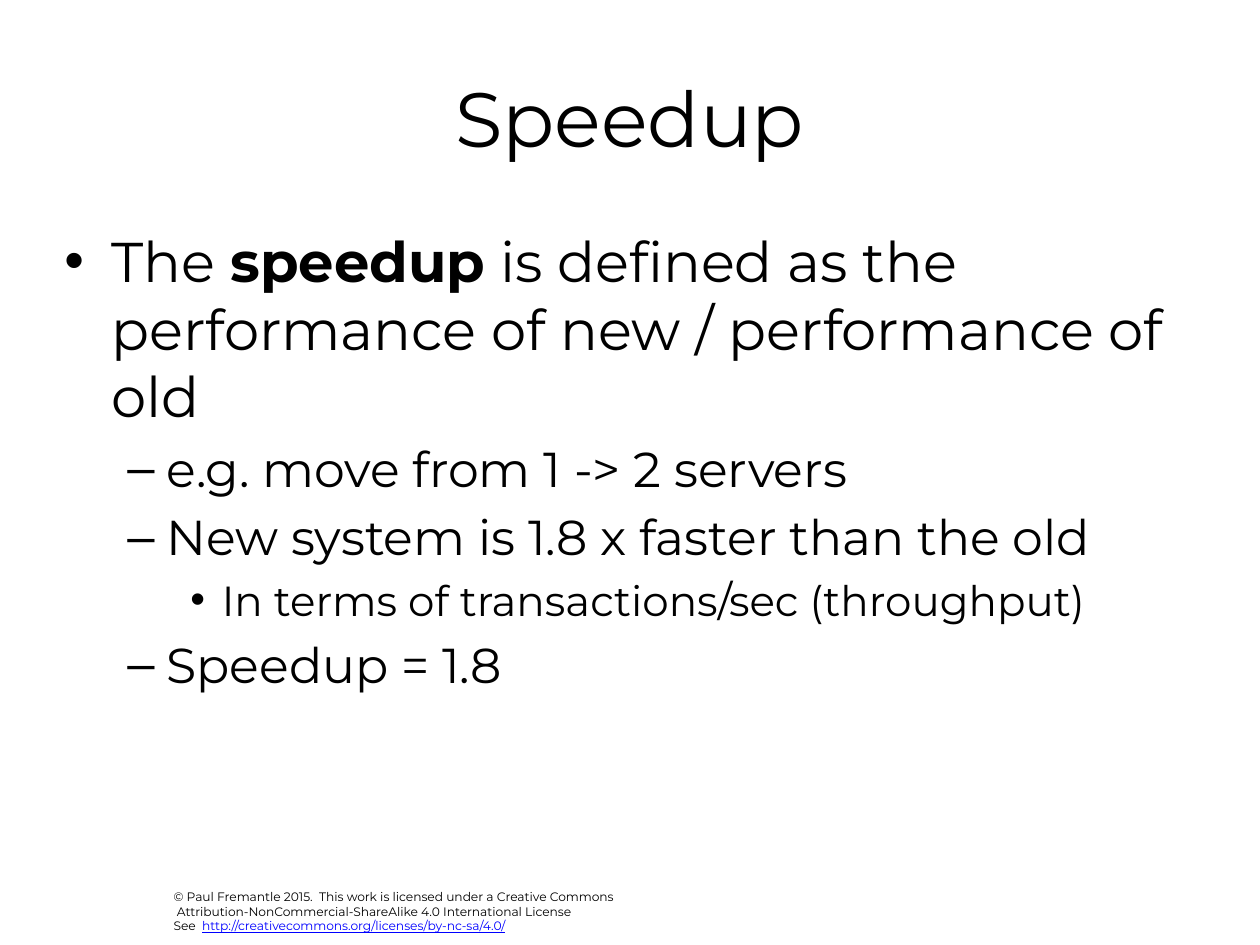
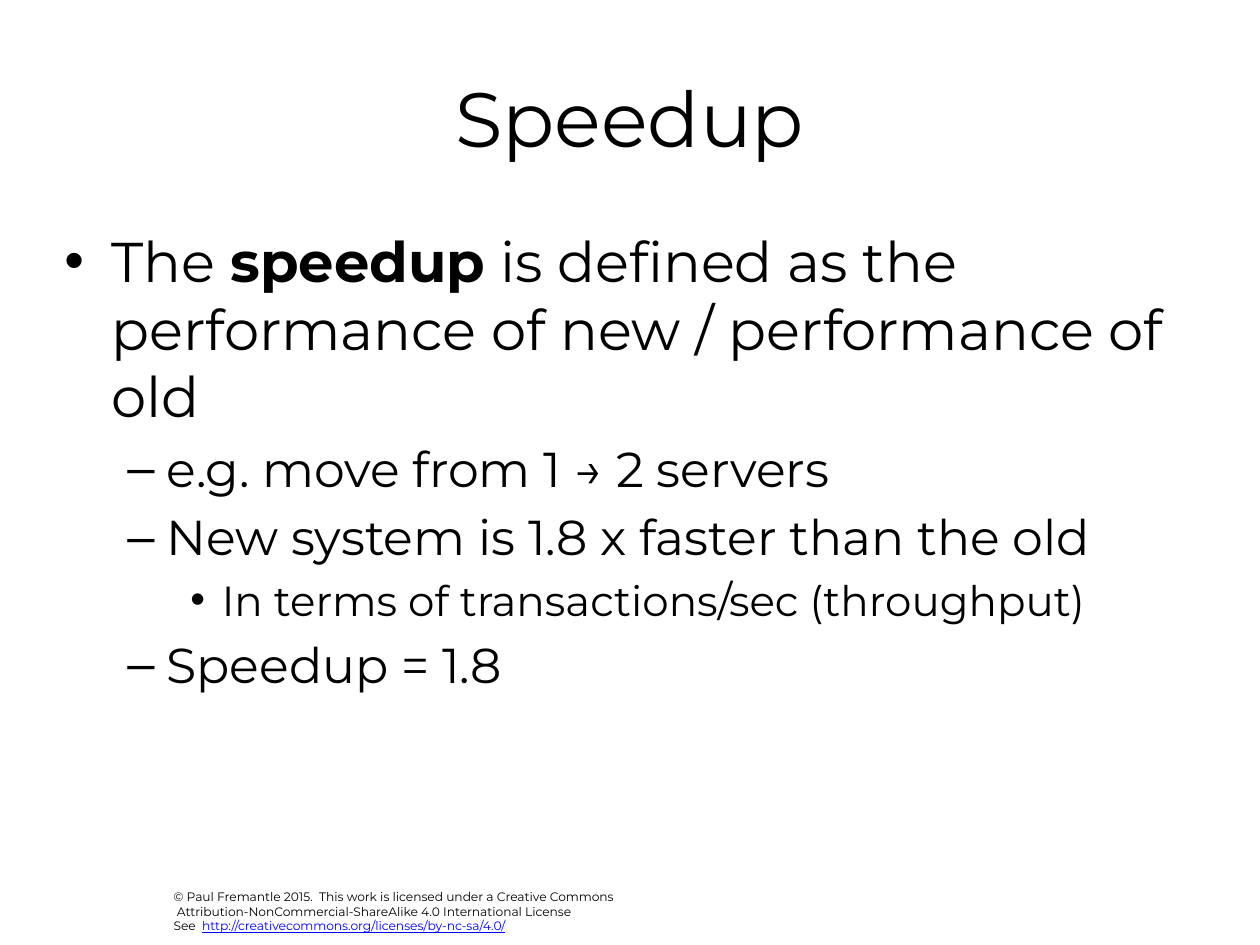
Before and after one commit to pzfreo/ox-clo, a slide deck: slide 15 of pres-source/03-cloud-computing-background.pptx. Drawn at 1260x945 pixels with LibreOffice and Linux fonts; fonts in the diff are those of the drawing; background and template pictures are left out. Boxes give left, top, right and bottom in pixels: in the first picture for what was removed or moved away, otherwise in the second. Text is boxed around its words. In the diff, an @@ line names an element or a change of style, - is before the commit and + after.

```diff
--- a/pres-source/03-cloud-computing-background.pptx
+++ b/pres-source/03-cloud-computing-background.pptx
@@ text at [167,450,830,497]: text changed @@
-  – e.g. move from 1 -> 2 servers
+  – e.g. move from 1 → 2 servers
```
Also in this commit, not shown: 1 other slide changed, 41 other files.
